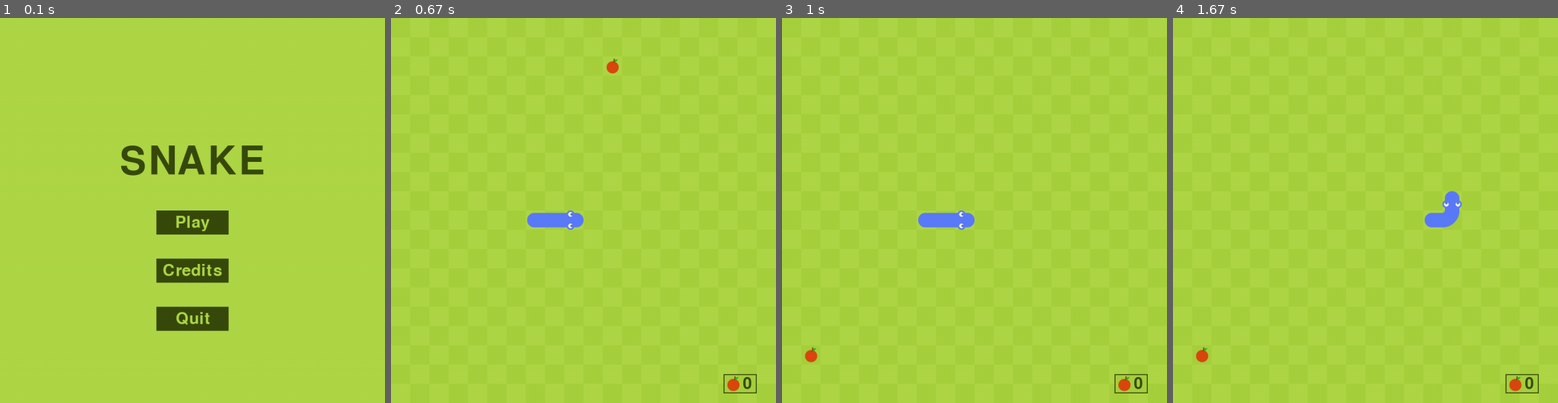
Above: before the commit, frames 1-4 (left to right).
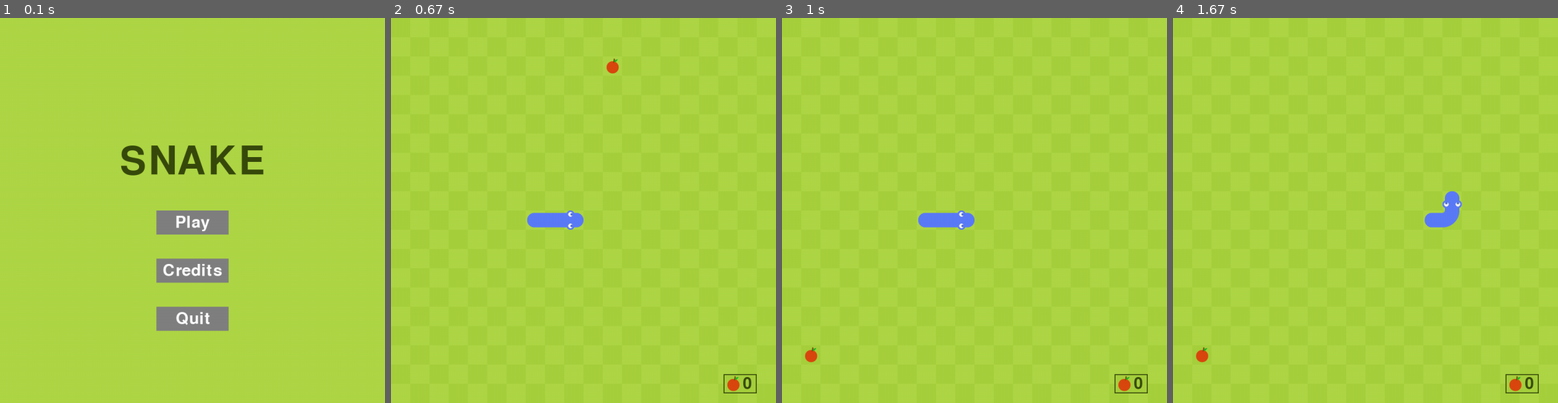
Above: after the commit, the same moments.

Repository: x10combo/Snake-PyGame-
Game: pygame game, started from main.py
The game is run twice, just before and just after one commit, with the same random seed, the same clock (stepped at 60 frames per second) and the same inputs.
Inputs (mouse positions are in pixels of both pictures, inside the frame that each line leads up to):
- Up to frame 1 (0.1 s): no input
- Up to frame 2 (0.67 s): click "Play" at 0.38 s
- Up to frame 3 (1 s): click (974, 222) at 0.72 s
- Up to frame 4 (1.67 s): hold Right 1-1.47 s; hold Up from 1.5 s (still down)

The runs differ from the first frame. In frame 1, 3.6% of the frame differs, in the area x 40-60%, y 50-82%; in frame 2, nothing differs; in frame 3, nothing differs; in frame 4, nothing differs.

Commit message:
no message

Diff:
--- a/main.py
+++ b/main.py
@@ -1,7 +1,18 @@
 import pygame
 import sys
+import os
 import random
 from pygame.math import Vector2
+
+SCREEN = pygame.display.set_mode((1280, 720))
+BACKGROUND_IMAGE = pygame.image.load(os.path.join("Graphics", "Background.png")).convert()
+pygame.display.set_caption("Menu")
+
+BG = pygame.image.load("Graphics/Background.png")
+
+
+def get_font(size):
+    return pygame.font.Font("Graphics/font.ttf", size)
 
 
 class SNAKE:
@@ -178,6 +189,9 @@
 
 
 def main_menu():
+    background = pygame.image.load("Graphics/Background.png").convert()
+    background = pygame.transform.scale(background, (cell_number * cell_size, cell_number * cell_size))
+    screen.blit(background, (0, 0))
     while True:
         for event_main in pygame.event.get():
             if event_main.type == pygame.QUIT:
@@ -197,6 +211,7 @@
         pygame.display.update()
         clock.tick(60)
 
+
 def game_loop():
     main_game = Main()
     while True:
@@ -243,20 +258,20 @@
     screen.blit(title_text, title_rect)
 
     play_button = pygame.Rect(cell_number * cell_size // 2 - 75, cell_number * cell_size // 2, 150, 50)
-    pygame.draw.rect(screen, (56, 74, 12), play_button)
-    play_text = game_font.render("Play", True, (175, 215, 70))
+    pygame.draw.rect(screen, (128, 128, 128), play_button)  # Grey background
+    play_text = game_font.render("Play", True, (255, 255, 255))  # White text
     play_text_rect = play_text.get_rect(center=play_button.center)
     screen.blit(play_text, play_text_rect)
 
     credits_button = pygame.Rect(cell_number * cell_size // 2 - 75, cell_number * cell_size // 2 + 100, 150, 50)
-    pygame.draw.rect(screen, (56, 74, 12), credits_button)
-    credits_text = game_font.render("Credits", True, (175, 215, 70))
+    pygame.draw.rect(screen, (128, 128, 128), credits_button)  # Grey background
+    credits_text = game_font.render("Credits", True, (255, 255, 255))  # White text
     credits_text_rect = credits_text.get_rect(center=credits_button.center)
     screen.blit(credits_text, credits_text_rect)
 
     quit_button = pygame.Rect(cell_number * cell_size // 2 - 75, cell_number * cell_size // 2 + 200, 150, 50)
-    pygame.draw.rect(screen, (56, 74, 12), quit_button)
-    quit_text = game_font.render("Quit", True, (175, 215, 70))
+    pygame.draw.rect(screen, (128, 128, 128), quit_button)  # Grey background
+    quit_text = game_font.render("Quit", True, (255, 255, 255))  # White text
     quit_text_rect = quit_text.get_rect(center=quit_button.center)
     screen.blit(quit_text, quit_text_rect)
 
@@ -264,6 +279,13 @@
     play_button_rect = play_button
     credits_button_rect = credits_button
     quit_button_rect = quit_button
+
+    if play_button_rect.collidepoint(pygame.mouse.get_pos()):
+        play_text = game_font.render("Play", True, (255, 255, 255))
+    if credits_button_rect.collidepoint(pygame.mouse.get_pos()):
+        credits_text = game_font.render("Credits", True, (255, 255, 255))
+    if quit_button_rect.collidepoint(pygame.mouse.get_pos()):
+        quit_text = game_font.render("Quit", True, (255, 255, 255))
 
 
 def show_credits():
